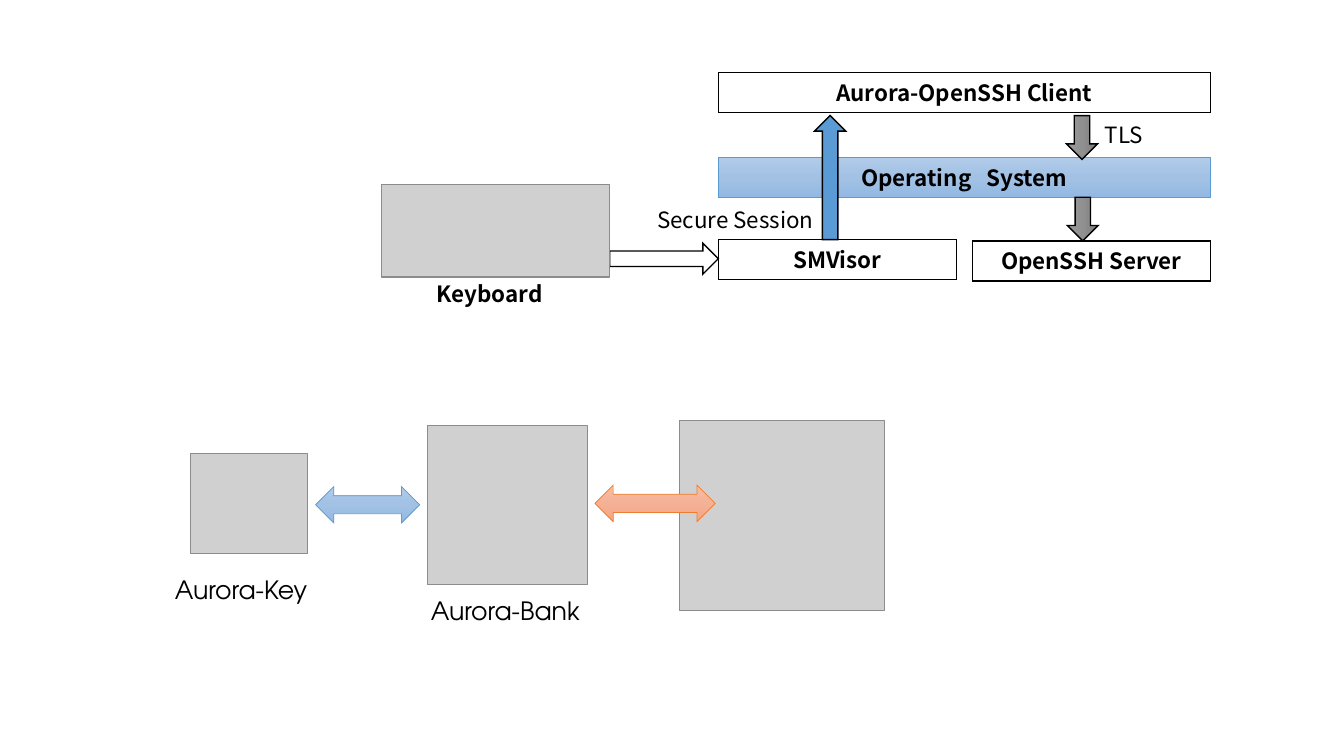
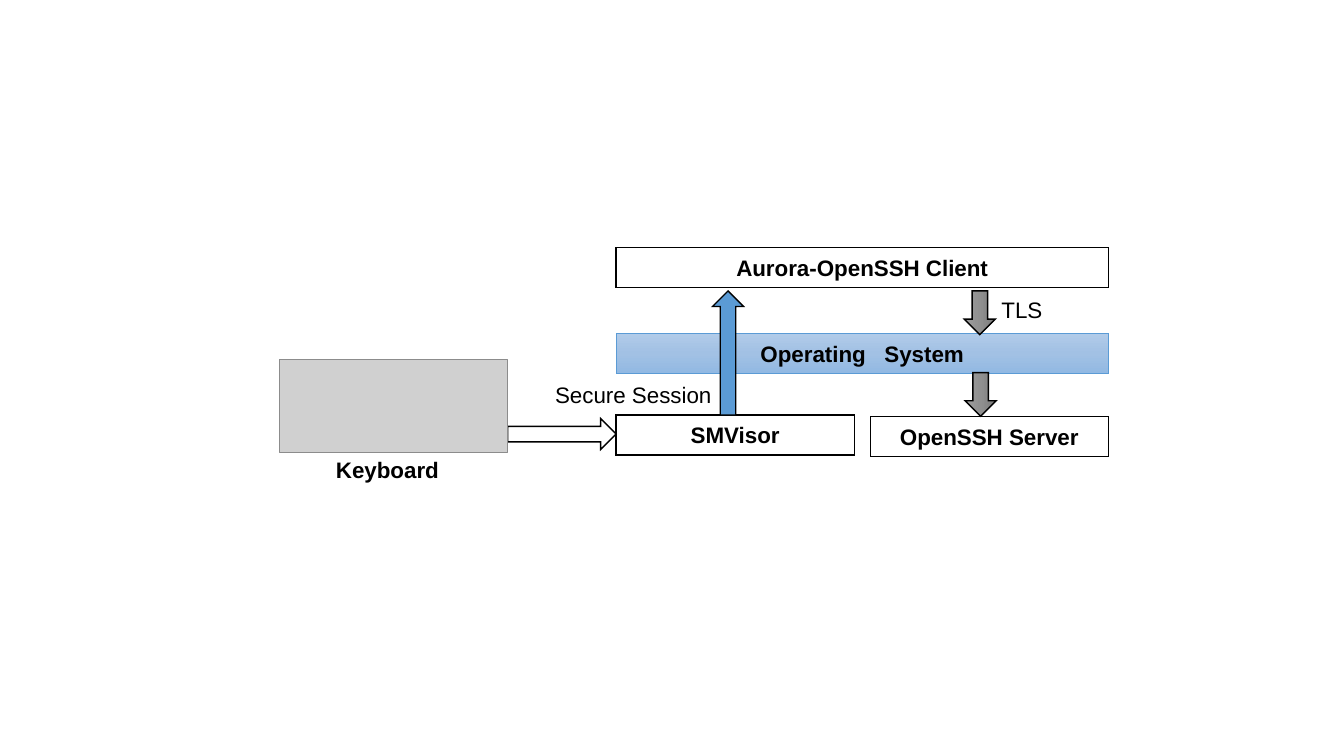
Before and after one commit to Maxul/Aurora, a slide deck: slide 4 of Aurora-desktop.pptx. Drawn at 1344x756 pixels with LibreOffice and Linux fonts; fonts in the diff are those of the drawing; grey boxes stand for pictures. Boxes give left, top, right and bottom in pixels: in the first picture for what was removed or moved away, otherwise in the second. Text is boxed around its words. In the diff, an @@ line names an element or a change of style, - is before the commit and + after.

Commit message:
new title; body polish; new figures in pptx

```diff
--- a/Aurora-desktop.pptx
+++ b/Aurora-desktop.pptx
@@ 2 right arrows, 1 text: place and size @@
-2 right arrows, 1 text at box(610, 116, 846, 274)
+2 right arrows, 1 text at box(508, 291, 744, 450)
@@ 4 rectangles, 2 texts, 2 right arrows, 1 picture: place and size @@
-4 rectangles, 2 texts, 2 right arrows, 1 picture at box(382, 73, 1211, 307)
+4 rectangles, 2 texts, 2 right arrows, 1 picture at box(279, 248, 1108, 483)
@@ font Noto Sans CJK SC to Arial in 7 elements at box(336, 461, 439, 483), box(616, 415, 854, 456), box(616, 334, 1108, 374), box(616, 248, 1108, 288), box(870, 416, 1108, 457), box(555, 386, 711, 404), box(1001, 302, 1042, 319) @@
@@ picture removed at box(427, 425, 587, 585) @@
@@ picture removed at box(680, 420, 885, 611) @@
@@ picture removed at box(191, 454, 308, 554) @@
@@ left right arrow removed at box(316, 487, 419, 523) @@
@@ left right arrow removed at box(595, 485, 715, 521) @@
@@ text removed at box(175, 580, 307, 604) @@
-Aurora-Key
@@ text removed at box(431, 601, 580, 621) @@
-Aurora-Bank
```
Also in this commit, not shown: 3 other slides changed, 1 slide added, 6 other files.
